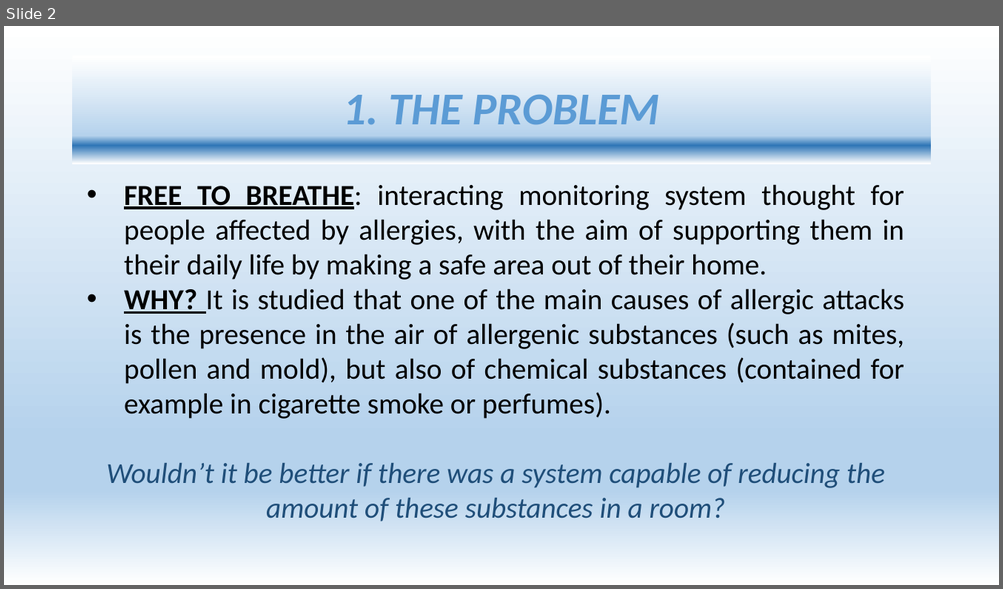
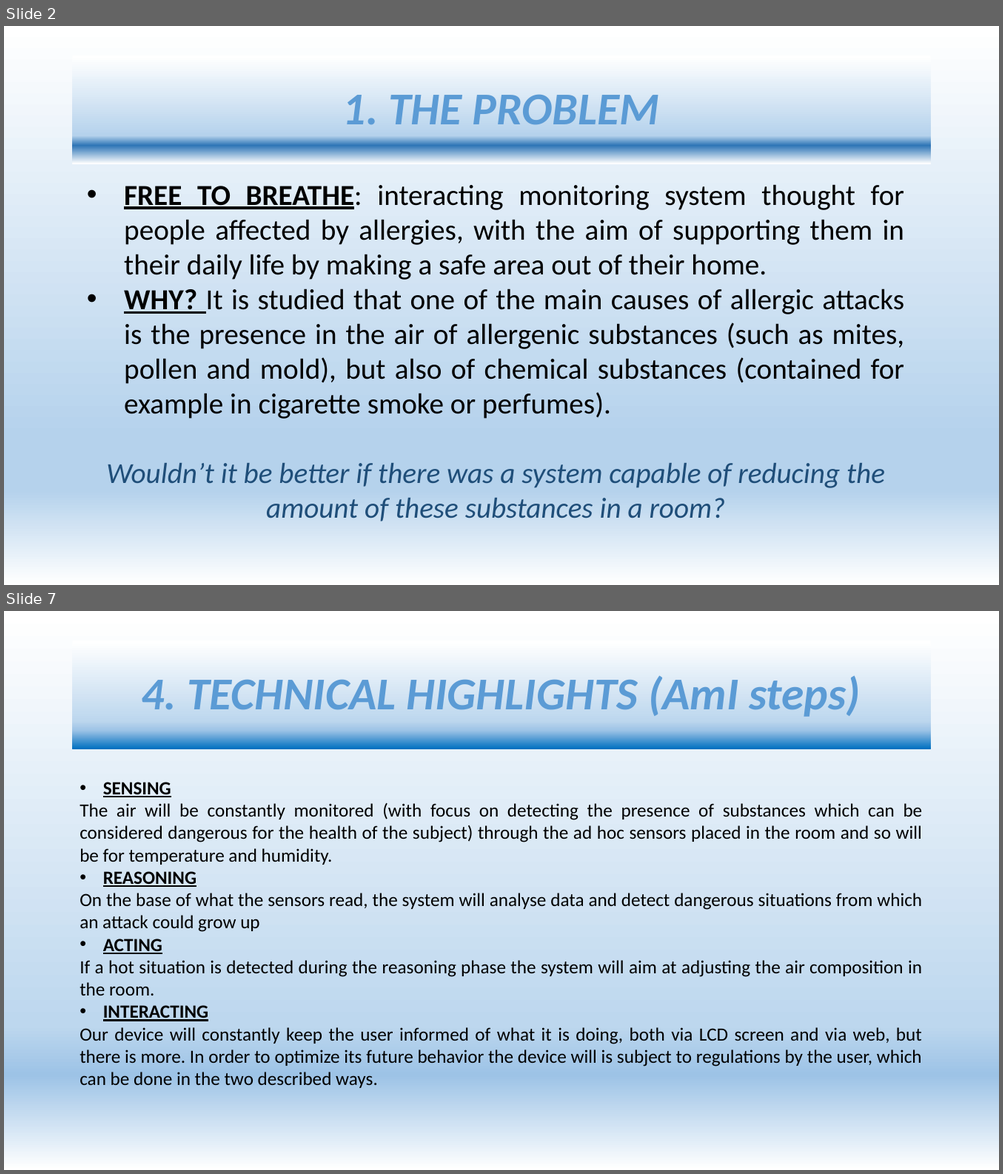
Before and after one commit to s204059/Presentation-Slides, a slide deck: SLIDES.pptx. Shown one above the other, each under a label of ours: slide 2 before the commit, slides 2 and 7 after it; the slides between them are not shown. The pictures are 1003x589 and 1003x1174 pixels, drawn with LibreOffice and Linux fonts; fonts in the diff are those of the drawing. Boxes give left, top, right and bottom in pixels: in the first picture for what was removed or moved away, otherwise in the second. Text is boxed around its words. In the diff, an @@ line names an element or a change of style, - is before the commit and + after.

```diff
--- a/SLIDES.pptx
+++ b/SLIDES.pptx
@@ slide 7 added at (x1=4, y1=611, x2=999, y2=1170), background gradient #FFFFFF to #BDD7EE to #9DC3E6 @@
@@ title added at (x1=73, y1=641, x2=930, y2=749), fill gradient #FFFFFF to #BDD7EE to #9DC3E6 to #0070C0, 44 pt, text #5B9BD5, bold, italic @@
+4. TECHNICAL HIGHLIGHTS (AmI steps)
@@ text added at (x1=79, y1=782, x2=922, y2=1088), 18 pt, text #000000 @@
+• SENSING
+The air will be constantly monitored (with focus on detecting the presence of substances which can be considered dangerous for the health of the subject) through the ad hoc sensors placed in the room and so will be for temperature and humidity.
+• REASONING
+On the base of what the sensors read, the system will analyse data and detect dangerous situations from which an attack could grow up
+• ACTING
+If a hot situation is detected during the reasoning phase the system will aim at adjusting the air composition in the room.
+• INTERACTING
+Our device will constantly keep the user informed of what it is doing, both via LCD screen and via web, but there is more. In order to optimize its future behavior the device will is subject to regulations by the user, which can be done in the two described ways.
```
Also in this commit, not shown: 1 slide changed, 3 other slides added.
